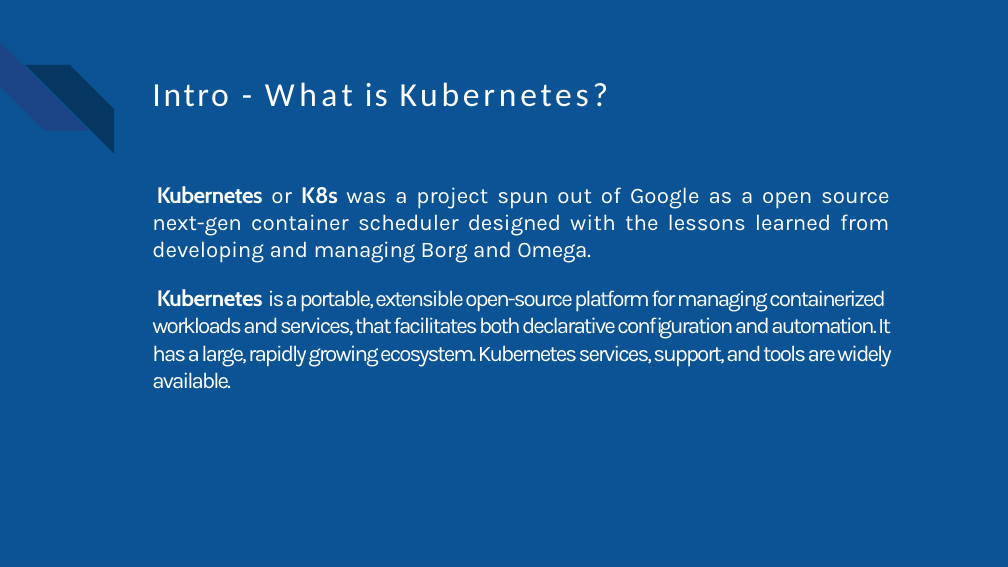
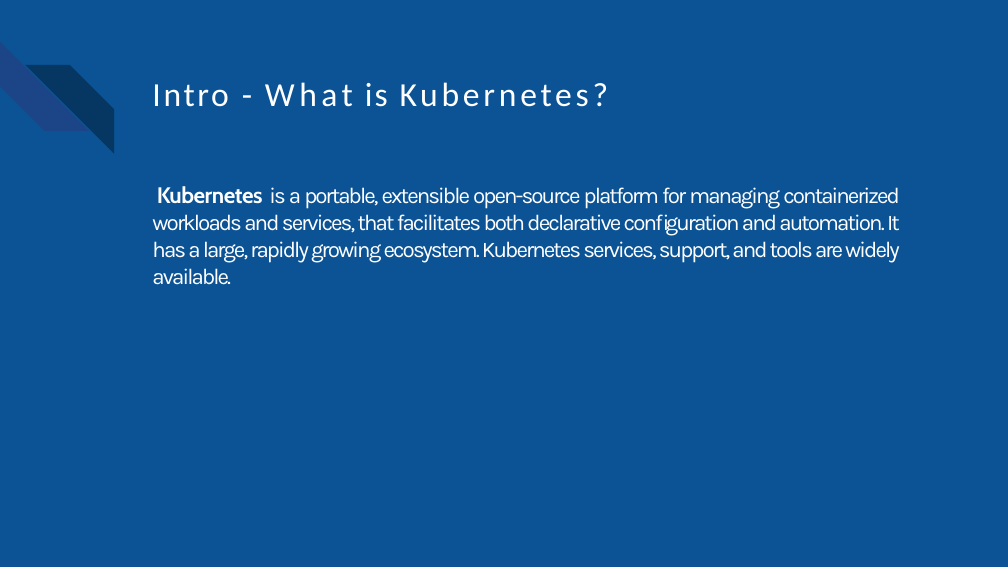
Before and after one commit to dragrom/kubernetes-exemples, a slide deck: slide 3 of presentation/kubernetes-basic concepts.ppt (slide 4 before the commit). Drawn at 1008x567 pixels with LibreOffice and Linux fonts; fonts in the diff are those of the drawing; background and template pictures are left out. Boxes give left, top, right and bottom in pixels: in the first picture for what was removed or moved away, otherwise in the second. Text is boxed around its words. In the diff, an @@ line names an element or a change of style, - is before the commit and + after.

```diff
--- a/presentation/kubernetes-basic concepts.ppt
+++ b/presentation/kubernetes-basic concepts.ppt
@@ text "Kubernetes is a portable, extensible ..." at <box>152,186,900,285</box>: alignment left to justified; less space between paragraphs @@
@@ text at <box>152,186,890,263</box>: paragraph removed @@
-Kubernetes or K8s was a project spun out of Google as a open source next-gen container scheduler designed with the lessons learned from developing and managing Borg and Omega.
```
Also in this commit, not shown: 1 slide removed, 1 other file.
